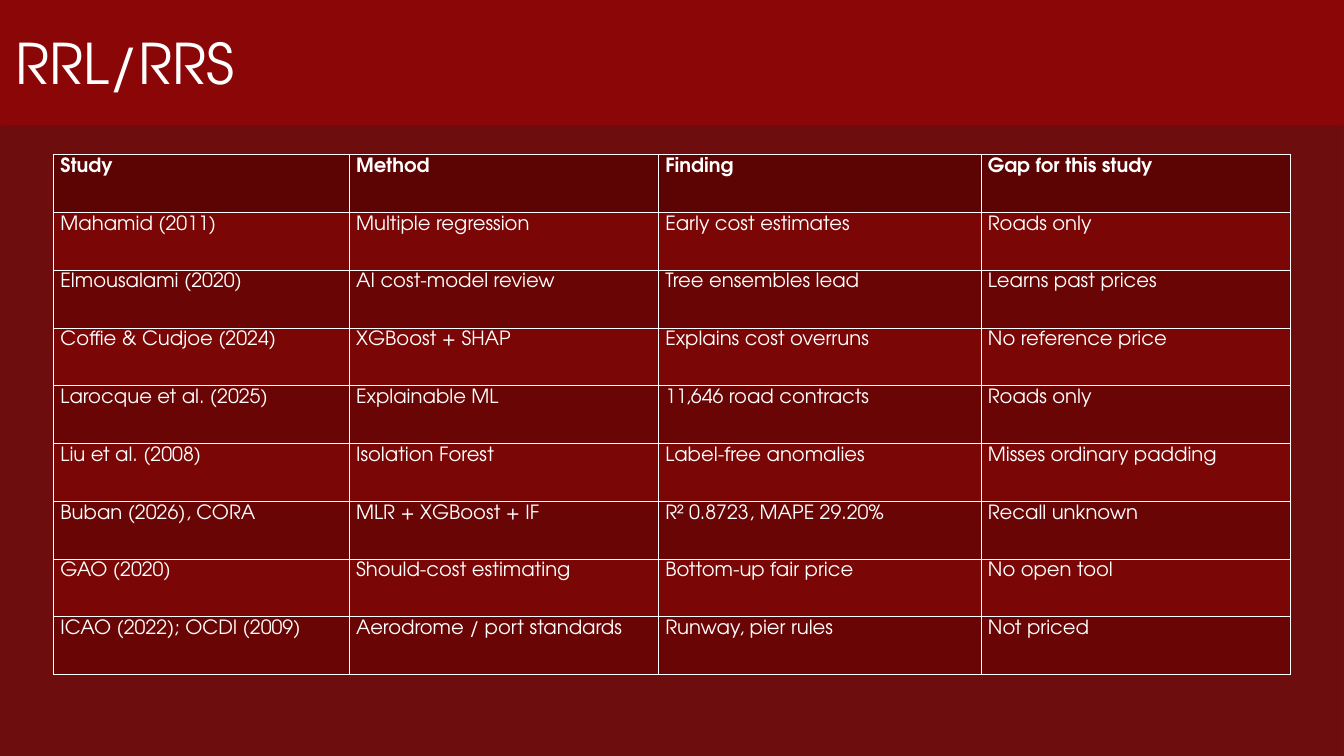
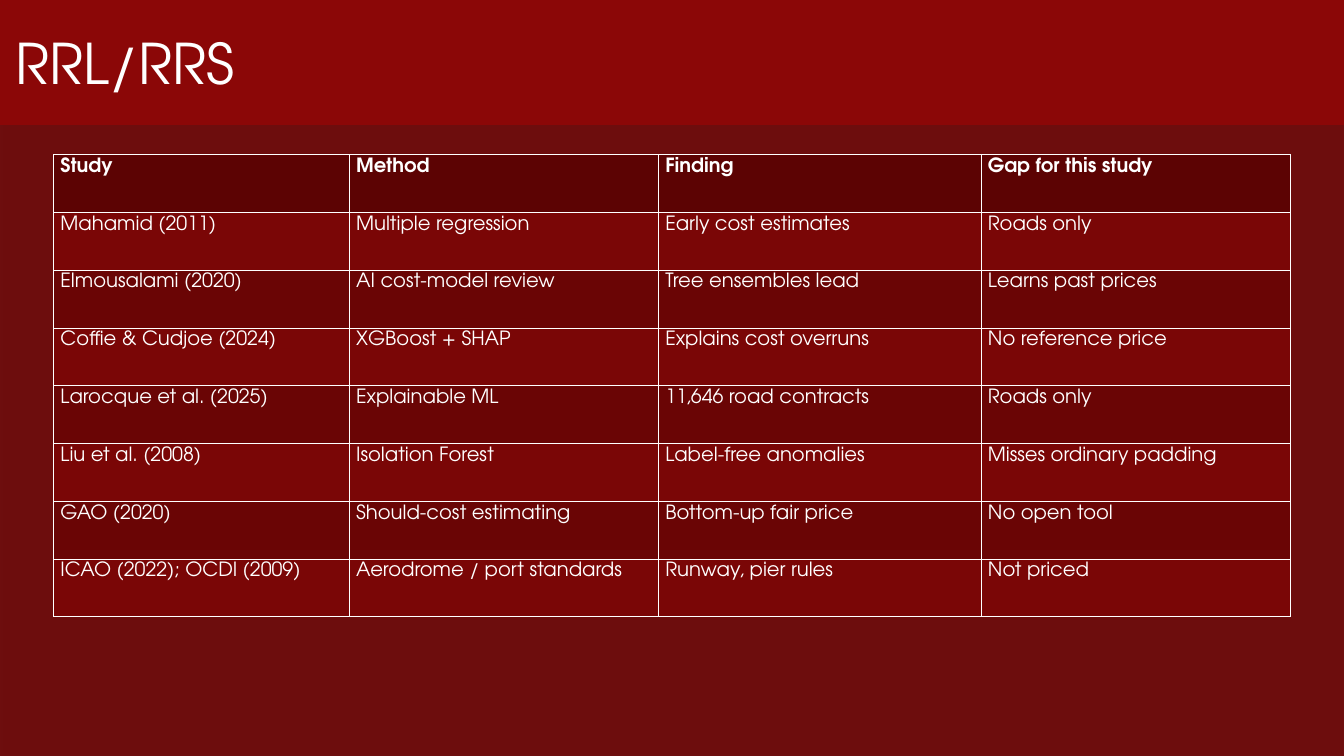
Before and after one commit to pogi6969/BUHAY-AH-A-FIGHT-AGAINTS-CORRUPTION-, a slide deck: slide 5 of docs/downloads/BUHAY-AH-PR2-Full-Research.pptx. Drawn at 1344x756 pixels with LibreOffice and Linux fonts; fonts in the diff are those of the drawing; background and template pictures are left out; a plain dark background stands for a picture behind light text. Boxes give left, top, right and bottom in pixels: in the first picture for what was removed or moved away, otherwise in the second. Text is boxed around its words. In the diff, an @@ line names an element or a change of style, - is before the commit and + after.

```diff
--- a/docs/downloads/BUHAY-AH-PR2-Full-Research.pptx
+++ b/docs/downloads/BUHAY-AH-PR2-Full-Research.pptx
@@ table at <box>54,155,1290,617</box> @@
-row 7: Buban (2026), CORA | MLR + XGBoost + IF | R² 0.8723, MAPE 29.20% | Recall unknown
```
Also in this commit, not shown: 3 other slides changed, 14 other files.
